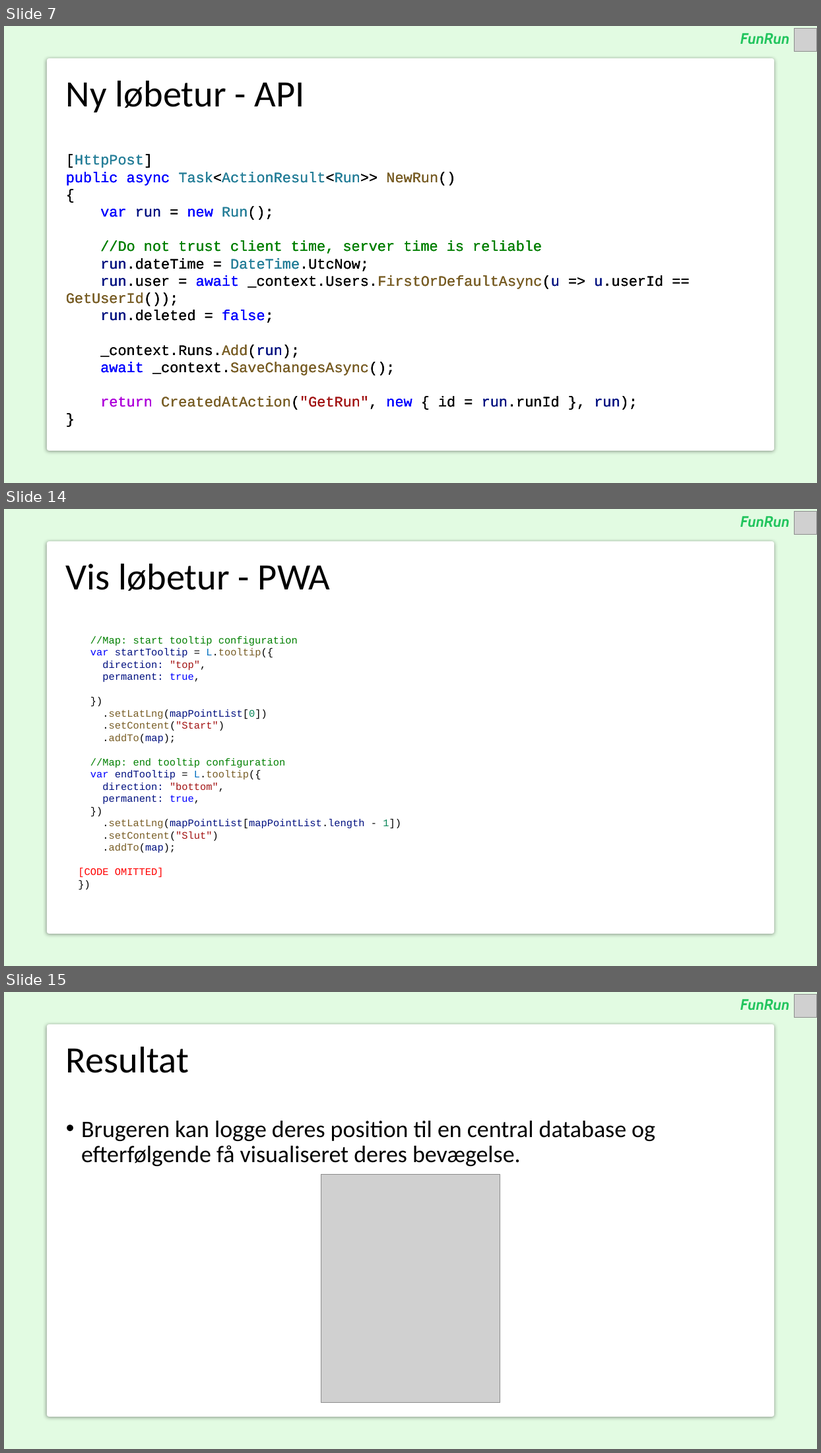
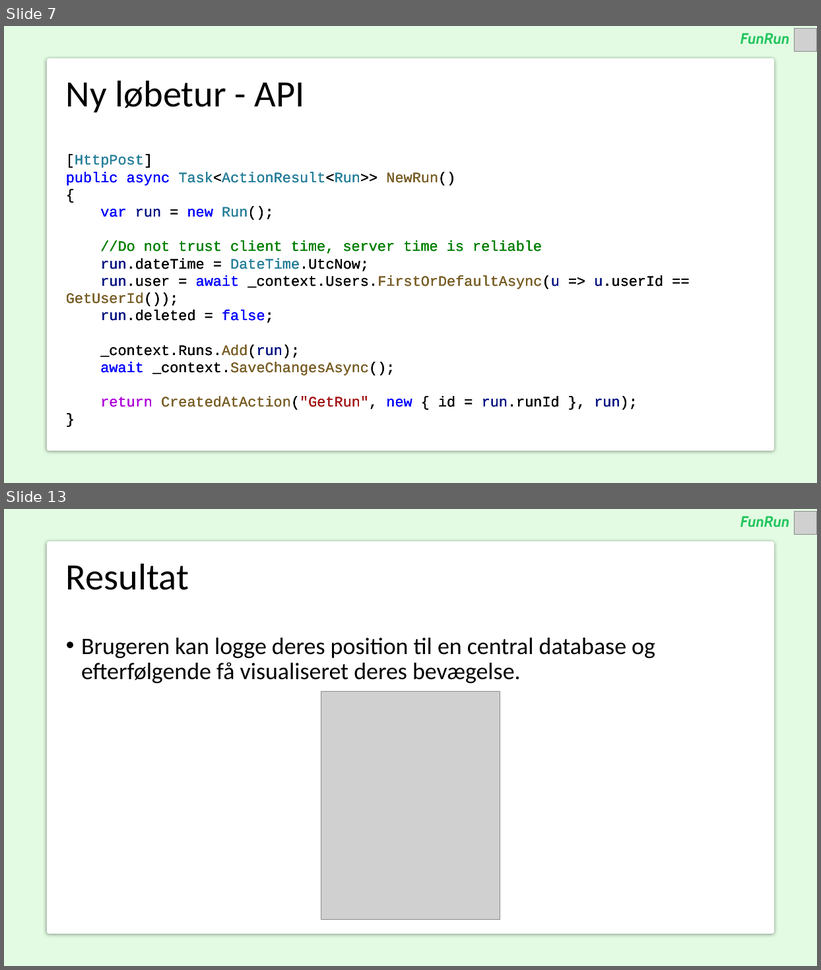
Before and after one commit to Graesholt/Svendeproeve, a slide deck: Fremlæggelse.pptx. Shown one above the other, each under a label of ours: slides 7, 14 and 15 before the commit, slides 7 and 13 after it; the slides between them are not shown. The pictures are 821x1453 and 821x970 pixels, drawn with LibreOffice and Linux fonts; fonts in the diff are those of the drawing; grey boxes stand for pictures. Boxes give left, top, right and bottom in pixels: in the first picture for what was removed or moved away, otherwise in the second. Text is boxed around its words. In the diff, an @@ line names an element or a change of style, - is before the commit and + after.

```diff
--- a/Fremlæggelse.pptx
+++ b/Fremlæggelse.pptx
@@ slide 14 removed at [4,509,817,966], background #E2FBE2 @@
@@ text removed at [741,516,790,527] @@
-FunRun
@@ picture removed at [794,512,817,535] @@
@@ rounded rectangle removed at [47,541,774,934] @@
@@ title removed at [66,563,330,591] @@
-Vis løbetur - PWA
@@ text removed at [78,636,401,878] @@
-//Map: start tooltip configuration
-var startTooltip = L.tooltip({
-direction: "top",
-permanent: true,
-})
-.setLatLng(mapPointList[0])
-.setContent("Start")
-.addTo(map);
-//Map: end tooltip configuration
-var endTooltip = L.tooltip({
-direction: "bottom",
-permanent: true,
-})
-.setLatLng(mapPointList[mapPointList.length - 1])
-.setContent("Slut")
-.addTo(map);
-[CODE OMITTED]
-})
@@ what was slide 15 is now slide 13 @@
```
Also in this commit, not shown: 8 slides changed, 1 other slide removed, 8 other files.
